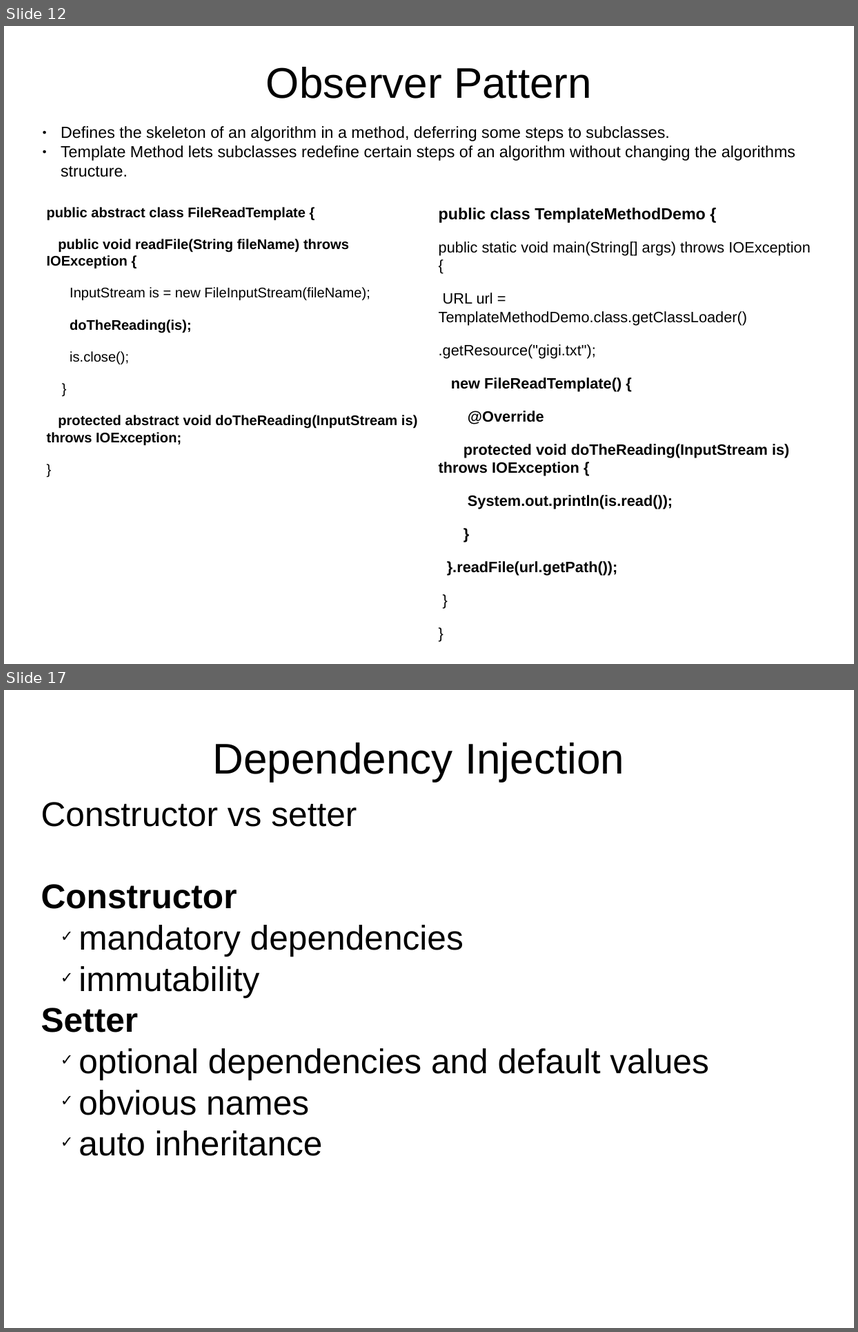
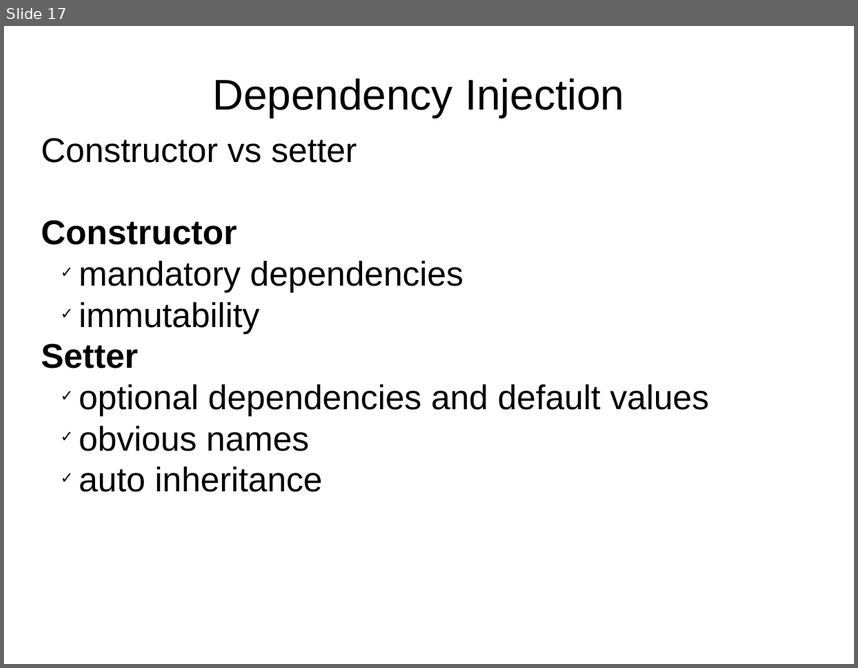
Before and after one commit to delia-popescu/spring-core, a slide deck: src/main/resources/spring_core.odp. Shown one above the other, each under a label of ours: slides 12 and 17 before the commit, slide 17 after it; the slides between them are not shown. The pictures are 858x1332 and 858x668 pixels, drawn with LibreOffice and Linux fonts; fonts in the diff are those of the drawing. Boxes give left, top, right and bottom in pixels: in the first picture for what was removed or moved away, otherwise in the second. Text is boxed around its words. In the diff, an @@ line names an element or a change of style, - is before the commit and + after.

```diff
--- a/src/main/resources/spring_core.odp
+++ b/src/main/resources/spring_core.odp
@@ slide 12 removed at <box>4,26,854,664</box>, background #FFFFFF @@
@@ title removed at <box>266,67,592,98</box> @@
-Observer Pattern
@@ text removed at <box>61,126,795,177</box> @@
-● Defines the skeleton of an algorithm in a method, deferring some steps to subclasses.
-● Template Method lets subclasses redefine certain steps of an algorithm without changing the algorithms structure.
@@ text removed at <box>47,207,418,446</box> @@
-public abstract class FileReadTemplate {
-public void readFile(String fileName) throws IOException {
-InputStream is = new FileInputStream(fileName);
-doTheReading(is);
-is.close();
-}
-protected abstract void doTheReading(InputStream is) throws IOException;
-}
@@ text removed at <box>439,207,810,575</box> @@
-public class TemplateMethodDemo {
-public static void main(String[] args) throws IOException {
-URL url = TemplateMethodDemo.class.getClassLoader()
-.getResource("gigi.txt");
-new FileReadTemplate() {
-@Override
-protected void doTheReading(InputStream is) throws IOException {
-System.out.println(is.read());
-}
-}.readFile(url.getPath());
-}
-}
```
Also in this commit, not shown: 24 slides changed, 34 slides added, 13 other slides removed.
